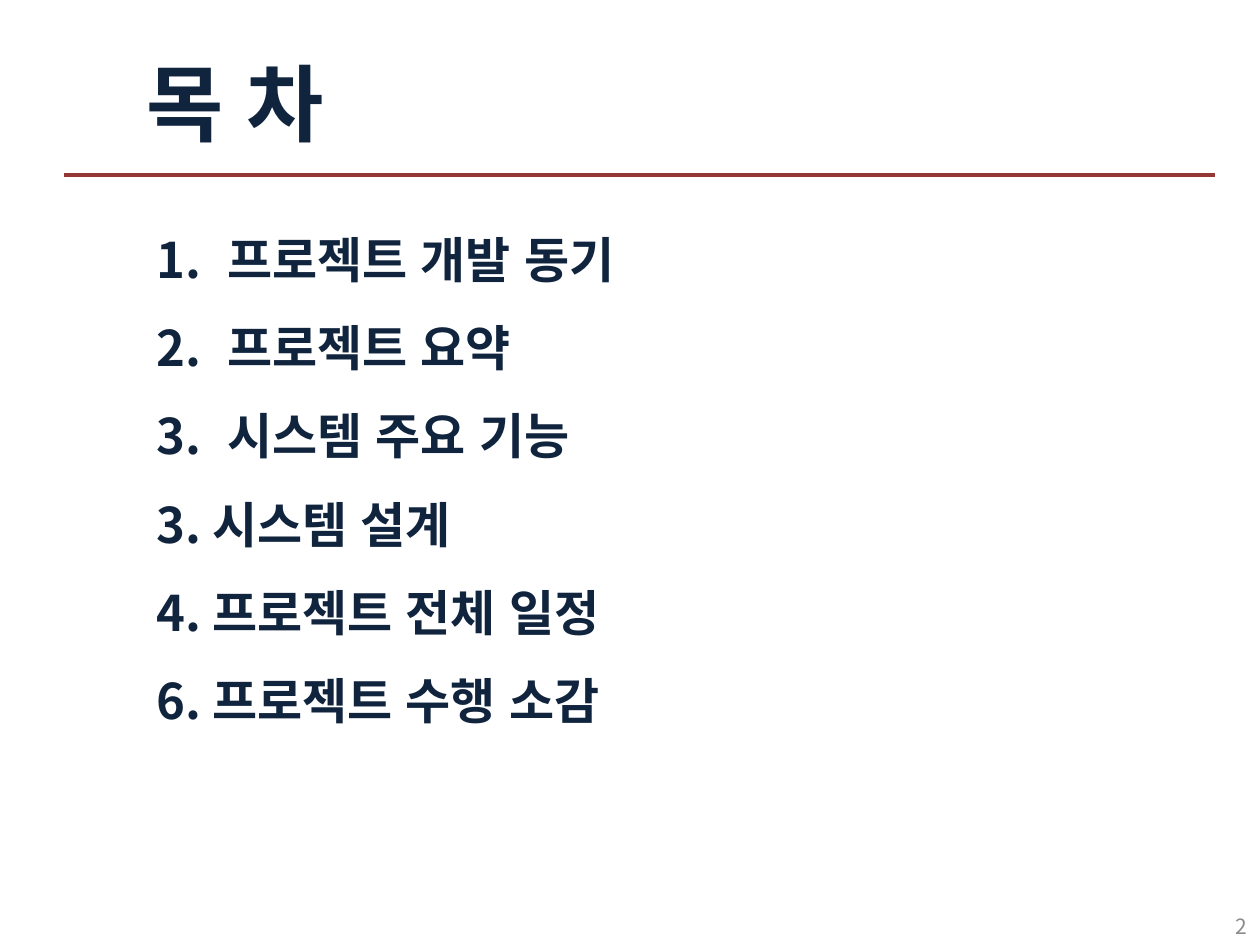
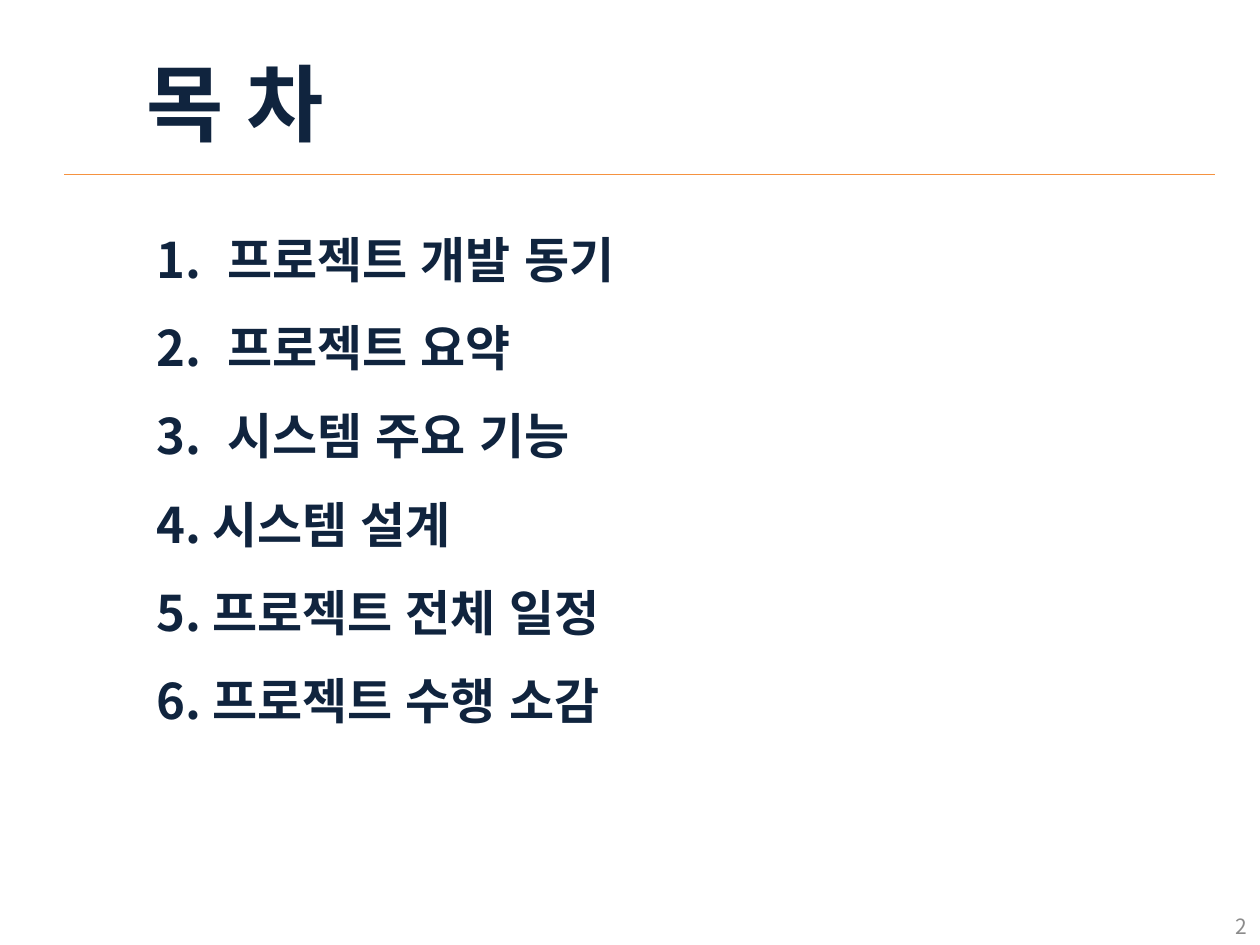
Before and after one commit to Hong-lol/sever11team, a slide deck: slide 2 of 서버프로그래밍11팀.pptx. Drawn at 1260x945 pixels with LibreOffice and Linux fonts; fonts in the diff are those of the drawing. Boxes give left, top, right and bottom in pixels: in the first picture for what was removed or moved away, otherwise in the second. Text is boxed around its words. In the diff, an @@ line names an element or a change of style, - is before the commit and + after.

```diff
--- a/서버프로그래밍11팀.pptx
+++ b/서버프로그래밍11팀.pptx
@@ line (64, 175) - (1216, 175): stroke #953735 2.5 pt to #F69240 0.75 pt @@
@@ text at (156,502,600,636): text changed @@
-3. 시스템 설계
-4. 프로젝트 전체 일정
+4. 시스템 설계
+5. 프로젝트 전체 일정
```
Also in this commit, not shown: 3 other slides changed, 1 slide removed, 4 other files.
